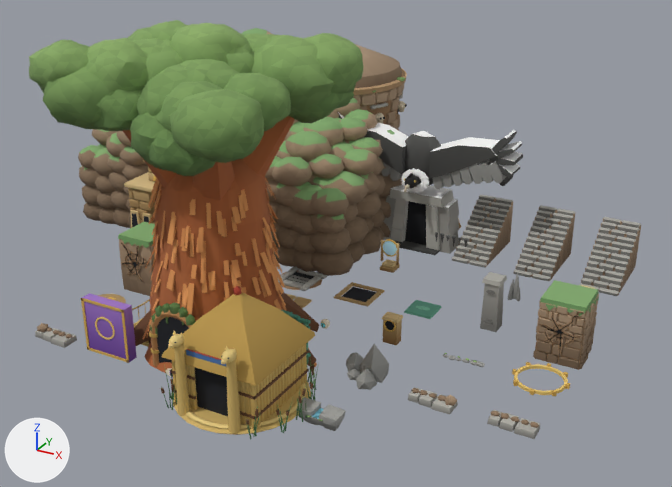
The Blender file art/blender/lugares.blend as it was, and as the next commit left it.
Both versions are drawn from a camera (50 mm lens) standing at (29.8, -48.0, 21.3) and looking at (9.2, -10.6, 2.6). The lights are fixed; the arrows at lower left show +X, +Y and +Z. The first picture is the older version.

Script lines for the objects in view, before the commit:
```python
ob_muro_agrietado = bpy.data.objects.new('muro_agrietado', me_muro_agrietado)
ob_muro_agrietado.location = (21.0, -10.5, 0.0)
ob_quenoa_entrada = bpy.data.objects.new('quenoa_entrada', me_quenoa_entrada)
ob_quenoa_entrada.location = (7.0, -17.5, 0.0)
ob_rocas_rincon = bpy.data.objects.new('rocas_rincon', me_rocas_rincon)
ob_rocas_rincon.location = (14.0, -17.5, 0.0)
ob_sello_losa = bpy.data.objects.new('sello_losa', me_sello_losa)
ob_sello_losa.location = (3.5, -21.0, 0.0)
ob_totora_entrada = bpy.data.objects.new('totora_entrada', me_totora_entrada)
ob_totora_entrada.location = (10.5, -21.0, 0.0)
ob_vertiente_pico = bpy.data.objects.new('vertiente_pico', me_vertiente_pico)
ob_vertiente_pico.location = (14.0, -21.0, 0.0)
# also in view: 'escalinata_medio' at (17.5, -2.5, 1.3); 'monolito' at (17.5, -10.5, 1.3); 'muro_agrietado_risco' at (0.0, -14.0, 1.0); 'fachada_templo' at (0.1, -6.7, 5.3); 'escalinata_o' at (21.0, -2.5, 1.3)
```
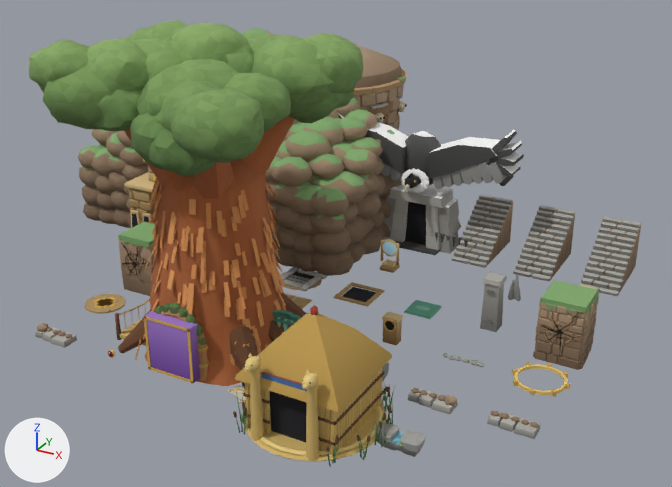
Pixel boxes (x1, y1, x2, y2) of what changed, in the pictures (672 x 487 px; the box of a moved part takes in the faces that stretch with it):
'quenoa_entrada', reshaped (8% taller)
    before: (29, 20, 364, 373)
    after: (29, 20, 364, 401)
'totora_entrada', shading changed, surface changed, moved (lighter)
    before: (161, 286, 319, 440)
    after: (233, 305, 395, 466)
'sello_losa', moved
    before: (81, 293, 137, 363)
    after: (143, 311, 200, 383)
'vertiente_pico', reshaped, moved
    before: (296, 397, 346, 431)
    after: (375, 422, 426, 457)
'sello_iris', added
    after: (108, 350, 115, 358)
part 2 of me_rocas_rincon, surface changed
    before: (346, 344, 389, 390)
    after: (382, 362, 389, 382)
part 3 of me_quenoa_entrada, moved or reshaped
    before: (123, 116, 316, 366)
    after: (118, 116, 295, 401)
part 4 of me_totora_entrada, shading changed
    before: (161, 286, 319, 440)
    after: (233, 305, 394, 466)
part 5 of me_totora_entrada, surface changed
    before: (168, 334, 236, 364)
    after: (245, 356, 317, 389)

The change, as a diff of the scene's bpy script:
```diff
--- a/art/blender/lugares.blend.py
+++ b/art/blender/lugares.blend.py
@@ me_vertiente_pico @@
-me_vertiente_pico.from_pydata(...)  # 200 vertices, 370 faces; spans x -0.99..1.0, y -0.13..0.8, z -0.7..0.28
+me_vertiente_pico.from_pydata(...)  # 200 vertices, 370 faces; spans x -0.99..1.0, y -0.13..0.8, z -0.7..0.26
+# me_vertiente_pico part 1
+# 5 vertices are removed from x -0.69..1.0, y -0.08..0.74, z -0.13..0.23
+# 110 faces are deleted
+# 5 vertices in x -0.47..0.47, y -0.08..0.8, z -0.16..0.25 move by (0.0, 0.0, -0.01)
+# 4 vertices in x -0.92..0.15, y 0.02..0.49, z -0.4..-0.12 move by (0.0, -0.01, 0.02)
+# 4 vertices in x -0.98..0.69, y 0.23..0.79, z -0.11..0.22 move by (0.0, 0.0, 0.02)
+# 3 vertices in x -0.56..0.34, y 0.01..0.54, z -0.44..-0.17 move by (0.0, -0.01, 0.01)
+# 3 vertices in x -0.19..0.15, y 0.47..0.76, z -0.34..0.24 move by (0.0, 0.0, -0.03)
+# 3 vertices in x -0.37..0.56, y 0.27..0.74, z -0.43..-0.11 move by (0.0, 0.0, 0.01)
+# 60 vertices move from x -0.99..1.0, y -0.07..0.8, z -0.43..0.28 to x -0.99..1.0, y -0.08..0.8, z -0.43..0.26
+# 5 vertices are added at (-0.97, -0.07, 0.18), (-0.65, 0.0, -0.12), (-0.15, 0.27, -0.08), (0.96, 0.76, 0.26), (0.66, 0.76, -0.08)
+# 110 new faces join them
 me_vertiente_pico.materials.append(mat_paleta)
@@ me_rocas_rincon @@
 me_rocas_rincon.from_pydata(...)  # 48 vertices, 80 faces; spans x -0.84..1.29, y -0.81..1.14, z 0.0..1.52
+# me_rocas_rincon part 2: texture (UV) coordinates of 75 of 80 faces, centred in x -0.77..1.17, y -0.74..1.05, z 0.0..0.98, changed; they spanned u 0.31..0.31, v 0.06..0.23 and now span u 0.31..0.31, v 0.06..0.23
 me_rocas_rincon.materials.append(mat_paleta)
@@ me_quenoa_entrada @@
 me_quenoa_entrada.from_pydata(...)  # 8827 vertices, 13661 faces; spans x -5.7..5.9, y -6.2..5.6, z -0.8..14.4
+# me_quenoa_entrada part 3: 136 vertices moved from x -4.7..4.7, y -3.3..4.7, z -0.7..11.8 to x -4.7..4.7, y -3.4..4.7, z -0.7..11.9; 156 vertices removed from x -4.7..3.8, y -3.1..3.5, z -0.6..11.1; 156 vertices added at x -4.5..3.7, y -3.1..3.4, z -0.6..11.2
 me_quenoa_entrada.materials.append(mat_paleta)
@@ me_totora_entrada @@
 me_totora_entrada.from_pydata(...)  # 2300 vertices, 1887 faces; spans x -3.32..3.17, y -2.88..3.33, z -0.11..5.15
+# me_totora_entrada part 4: edges marked sharp go from 3093 to 3094
+# me_totora_entrada part 5: texture (UV) coordinates of 152 of 1887 faces, centred in x -1.46..1.44, y -2.86..-2.11, z 3.23..3.67, changed; they spanned u 0.19..0.19, v 0.19..0.21 and now span u 0.19..0.19, v 0.19..0.21
 me_totora_entrada.materials.append(mat_paleta)
@@ ob_sello_losa @@
 ob_sello_losa = bpy.data.objects.new('sello_losa', me_sello_losa)
-ob_sello_losa.location = (3.5, -21.0, 0.0)
+ob_sello_losa.location = (7.0, -21.0, 0.0)
@@ ob_vertiente_pico @@
 ob_vertiente_pico = bpy.data.objects.new('vertiente_pico', me_vertiente_pico)
-ob_vertiente_pico.location = (14.0, -21.0, 0.0)
+ob_vertiente_pico.location = (17.5, -21.0, 0.0)
@@ ob_totora_entrada @@
 ob_totora_entrada = bpy.data.objects.new('totora_entrada', me_totora_entrada)
-ob_totora_entrada.location = (10.5, -21.0, 0.0)
+ob_totora_entrada.location = (14.0, -21.0, 0.0)
@@ ob_sello_iris @@
+ob_sello_iris = bpy.data.objects.new('sello_iris', me_sello_iris)  # 192 vertices, 104 faces; spans x -0.179..0.179, y -0.111..0.0, z -0.179..0.179; in mat_paleta (picture img_palette_png)
+ob_sello_iris.location = (3.5, -21.0, 0.0)
```
